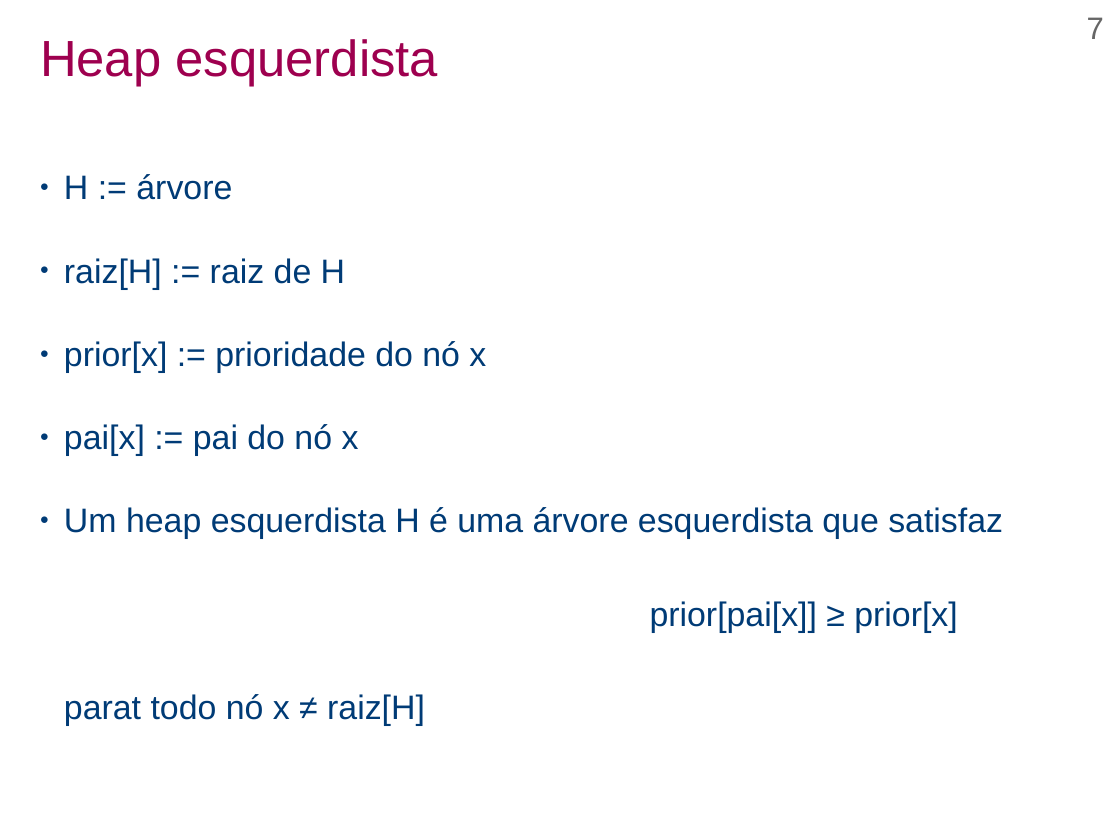
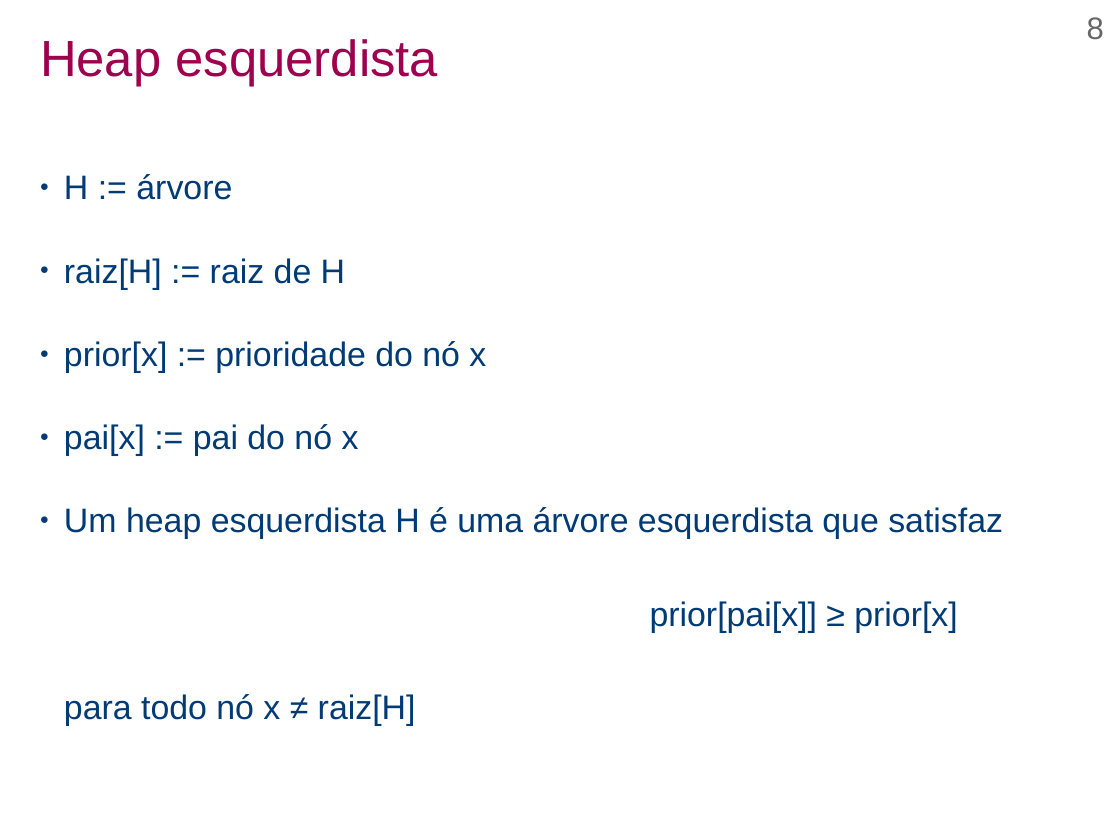
Before and after one commit to efurlanm/teaching, a slide deck: slide 8 of aed/AED-U2S3-Heap.odp (slide 7 before the commit). Drawn at 1120x840 pixels with LibreOffice and Linux fonts; fonts in the diff are those of the drawing. Boxes give left, top, right and bottom in pixels: in the first picture for what was removed or moved away, otherwise in the second. Text is boxed around its words. In the diff, an @@ line names an element or a change of style, - is before the commit and + after.

```diff
--- a/aed/AED-U2S3-Heap.odp
+++ b/aed/AED-U2S3-Heap.odp
@@ page number at (1087, 17, 1104, 40): text changed @@
-7
+8
@@ text at (64, 507, 1003, 726): text changed @@
-● Um heap esquerdista H é uma árvore esquerdista que satisfaz
-  prior[pai[x]] ≥ prior[x]
-  parat todo nó x ≠ raiz[H]
+● Um heap esquerdista H é uma árvore esquerdista que satisfaz
+  prior[pai[x]] ≥ prior[x]
+  para todo nó x ≠ raiz[H]
```
Also in this commit, not shown: 20 other slides changed, 4 slides added, 4 slides removed, 3 other files.
